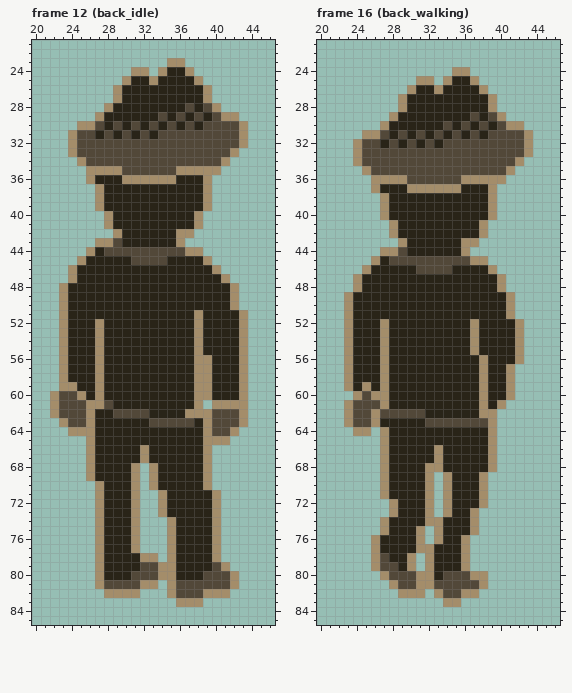
Pixel-art file: Aseprite/characters/widower.aseprite. Above, as it was before the edit.
64x96 pixels, 18 frames. Shown: frame 12 (back_idle): x 20..46, y 21..85; frame 16 (back_walking): x 20..46, y 21..85. The commit also changed other frames, which this record leaves out.
Once edited:
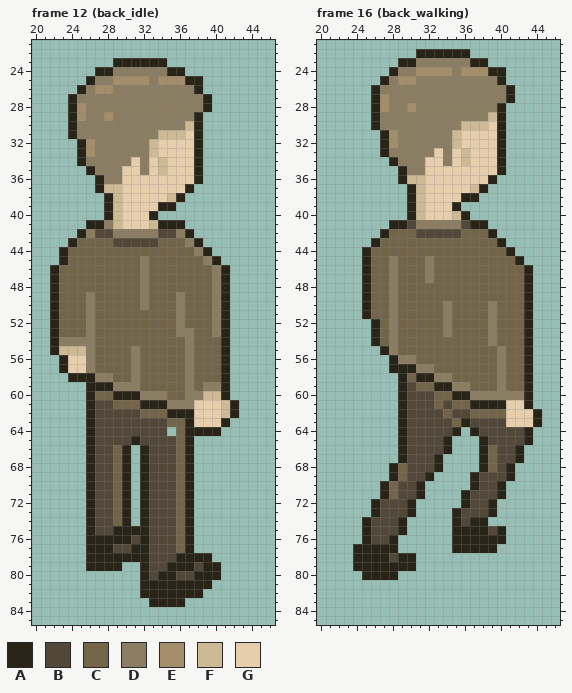
Palette (. is transparent): A #292418  B #524839  C #73654a  D #8b7d62  E #a48d6a  F #cdba94  G #e6ceac
The edit:
Changed rows in their new state; - is an unchanged pixel.
Frame 12 (back_idle), layer "Layer 3":
first column x 22:
23 -------AAAAAA..-------
24 -----AADDDDDD--.------
25 ----ADDE-EEDEEE-A-----
26 ---ADEEDDDDDDDDD-.----
27 --ADDDDDDDDDDDDDDA----
28 --AEDDDDDDDDDDDDDA.---
29 --AEDDEDDDDDDDDDA....-
30 --ADDDDDDDDDDDDF-.....
31 --ADDDDDDDDDFFFGA.....
32 --.AEDDDDDDFGGGGA.....
33 --.AEDDDDDDFGGGGA....-
34 ---ADDDDDGDGFGGGA...--
35 ----ADDDGGDGFGGGA..---
36 ----.-DDGGGGGGGG-.----
37 -----AFFGGGGGGG-..----
38 -----.-FGGGGGF-...----
39 -----.-FGGGG--....----
40 ------AFGGG-.....-----
41 ----AADFGGGF---..-----
42 ---ADBBDDDDDBBDA------
43 --ACCCC-BBBBCCCDA-----
44 -ACCCCCCCCCCCCCCDA----
45 -ACCCCCCCCDCCCCCCDA---
46 ACCCCCCCCCDCCCCCCCDA--
47 ACCCCCCCCCDCCCCCCCDA--
48 ACCCCCCCCCDCCCCCCCD-.-
49 ACCCDCCCCCDCCCDCCCD-.-
50 ACCCDCCCCCDCCCDCCCD-.-
51 ACCCDCCCCCCCCCDCCCD-..
52 ACCCDCCCCCCCCCDCCCD-..
53 ACCCDCCCCCCCCCDDCCD-..
54 ADDDDCCCCCCCCCCDCCC-..
55 AFFFDCCCCDCCCCCDCCC-..
56 -AGGDCCCCDCCCCCDCCC-..
57 -AGGDCCCCDCCCCCDCCC-..
58 -.---DDCCDCCCCCDCCC-..
59 -...-A-DDDCCCCCDCDD-..
60 ....-CC---DDDCCDDFF-..
61 ....AB-CCC---DDDGGGFA.
62 ....ABB---CCC--AGGGFA.
63 -...ABBBBBB--CCAGGGA..
64 --..ABBBBBBBB.C--AA..-
65 ----ABBBB-BBBBC-....--
66 ----ABBC-.ABBBC-..----
67 ----ABBC-.ABBBC-..----
68 ----ABBC-.ABBBC-..----
69 ----ABBC-.ABBBC-..----
70 ----ABBC-.ABBBC-..----
71 ----ABBC-.ABBBC-...---
72 ----ABBC-.ABBBC-...---
73 ----ABBC-.ABBBC-...---
74 ----ABBC-.ABBBC-...---
75 ----ABB--AABBBC-...---
76 ----AA---BABBBC-...---
77 ----AA-BBAABBBC-...---
78 ----AA----ABBB----.---
79 ----AA--..A-BA--B-A.--
80 -----.....A-AABB-AA..-
81 -----.....AAAAAAAA...-
82 ------....AAAAAAA...--
83 -----------AAAA..-----
Frame 16 (back_walking), layer "Layer 3":
first column x 23:
22 --------AAAAAA--------
23 ------AADDDDDDAA------
24 -----ADDEEEED-EEAA----
25 ----ADEEDDDDDDDDDA----
26 ---ADDDDDDDDDDDDDDA---
27 ---AEDDDDDDDDDDDDDA---
28 ---AEDDEDDDDDDDDDA----
29 ---ADDDDDDDDDDDDFA----
30 ---ADDDDDDDDDFFFGA..--
31 --..AEDDDDDDFGGGGA...-
32 -...-EDDDDDDFGGGGA...-
33 -...ADDDDDGDGFGGGA...-
34 -....ADDDGGDGFGGGA..--
35 --....ADDGGGGGGGGA.---
36 ---...AFFGGGGGGGA.----
37 ---....AFGGGGGF-.-----
38 ----...-FGGGG--..-----
39 ----...-FGGG-....-----
40 ----...-FGGGF-...-----
41 -----A-BDDDDDB-A------
42 ----ACCCBBBBBCCCA-----
43 ---ACCCCCCCCCCCCCA----
44 --ACCCCCCCCCCCCCCCA---
45 --ACCDCCCDCCCCCCCCCA--
46 --ACCDCCCDCCCCCCCCCCA-
47 -.-CCDCCCDCCCCCCCCCCA-
48 -.-CCDCCCCCCCCCCCCCCA-
49 ..-CCDCCCCCCCCCCCCCCA-
50 ..-CCDCCCCCDCCCCDCCCA-
51 ..-CCDCCCCCDCCCCDCCCA-
52 ...-CDCCCCCDCCCCDCCCA-
53 ...-CDCCCCCDCCCCDCCCA-
54 ...-CDCCCCCCCCCCDCCCA-
55 ....ADCCCCCCCCCCCDCCA-
56 .....-DDCCCCCCCCCDCCA-
57 .....---DDCCCCCCCDCCA-
58 ......-C--DDCCCCCDCCA-
59 ......-BCC--DDCCCDCCA-
60 -.....-BBBCC--DDDDDDA-
61 ......-BBBCBCC-A-AGGA-
62 ......A--BBCBBCCCCGGGA
63 ......-BB---CA--BBGGGA
64 -..-..-BBBBB-.-BBBBBA-
65 ----..-BBBB-...-BBBBA-
66 ----..-BBBB-...-CBBA--
67 ----..-BBBA....-CBBA--
68 ----.-CBBBA....-CBA---
69 ----.-CBBA-...-BBBA---
70 ----ACBB-.-...-BBA----
71 ----ACBB-.-..-BBBA----
72 ---ABBB-..-..-BBA-----
73 ---ABBB-..-.-BBBA-----
74 --ABBB-.....-BAA------
75 --ABBB-..-..--AABA----
76 --ABB-...-..-AAAAA----
77 -AAA--......-AAAA-----
78 -AAAAB-A-.....--------
79 -AAAAA-A-.....--------
80 --AAAA..........------
81 -----...........------
82 ------...-.....-------
83 -----------..---------
Changed places in both pictures, as pixel boxes (x1, y1, x2, y2):
changed: (50, 58, 248, 607)
changed: (344, 49, 542, 607)
